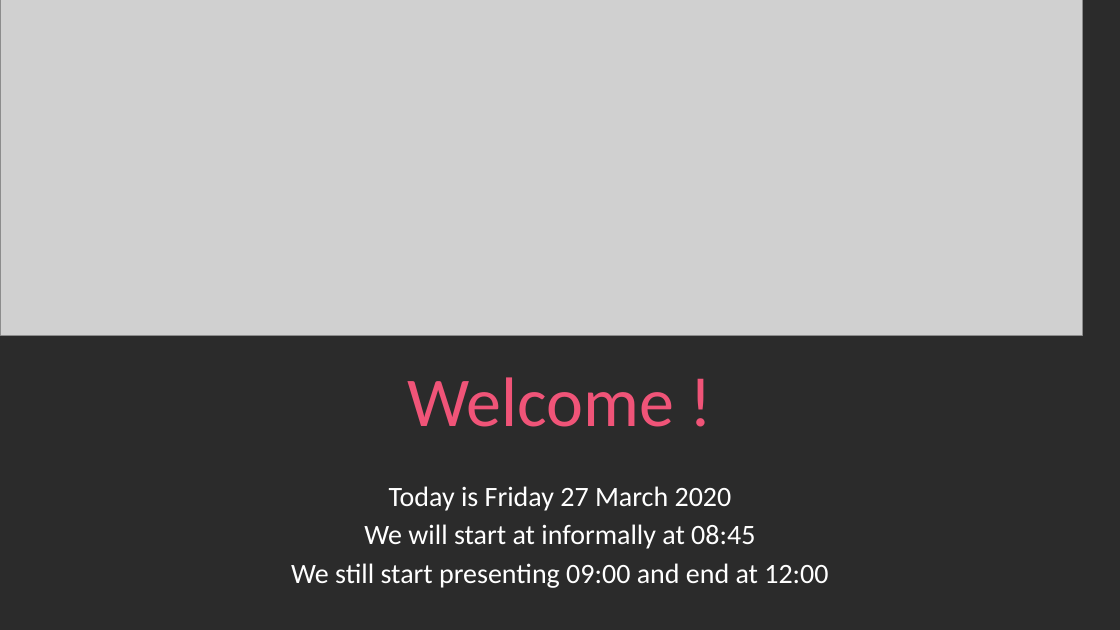
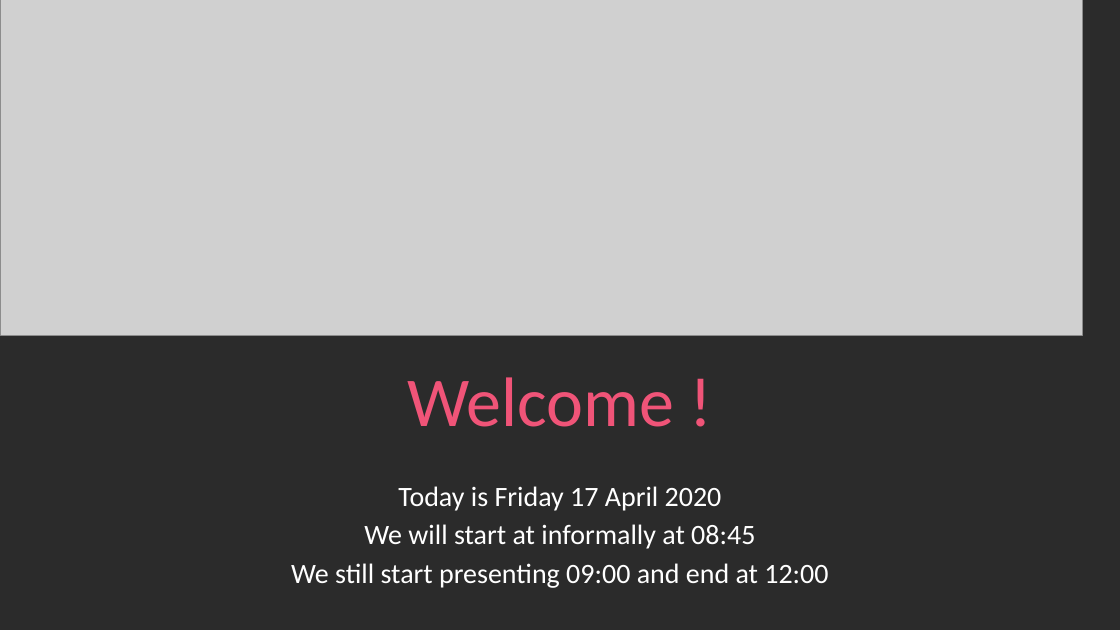
Before and after one commit to nicolasblank/cloudfridays, a slide deck: slide 1 of content/DEVOPS, SRE, Azure Boards/0. Introduction.pptx. Drawn at 1120x630 pixels with LibreOffice and Linux fonts; fonts in the diff are those of the drawing; grey boxes stand for pictures; background and template pictures are left out; a plain dark background stands for a picture behind light text. Boxes give left, top, right and bottom in pixels: in the first picture for what was removed or moved away, otherwise in the second. Text is boxed around its words. In the diff, an @@ line names an element or a change of style, - is before the commit and + after.

```diff
--- a/content/DEVOPS, SRE, Azure Boards/0. Introduction.pptx
+++ b/content/DEVOPS, SRE, Azure Boards/0. Introduction.pptx
@@ subtitle at <box>398,486,722,511</box>: text changed @@
-Today is Friday 27 March 2020
+Today is Friday 17 April 2020
```
Also in this commit, not shown: 1 other slide changed.
